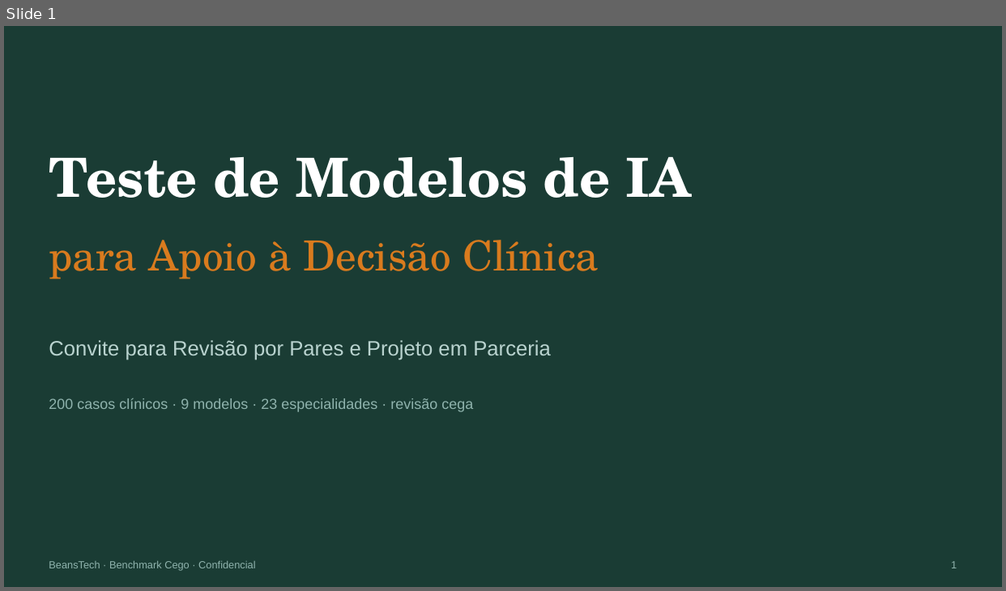
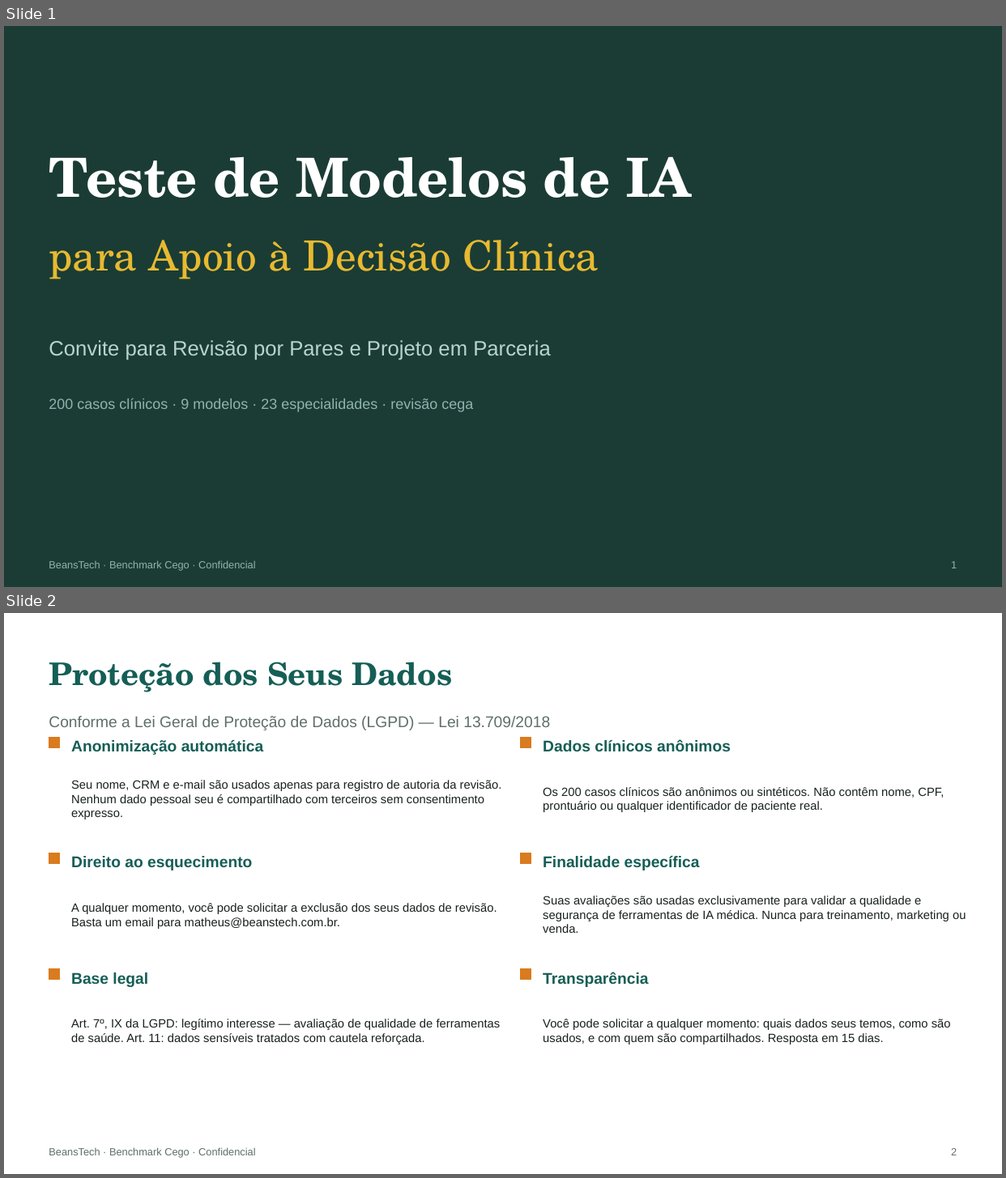
Before and after one commit to beanstechhub/healthtech-infra, a slide deck: apresentacoes/Benchmark_Cego_Medicos.pptx. Shown one above the other, each under a label of ours: slide 1 before the commit, slides 1 and 2 after it. The pictures are 1006x591 and 1006x1178 pixels, drawn with LibreOffice and Linux fonts; fonts in the diff are those of the drawing. Boxes give left, top, right and bottom in pixels: in the first picture for what was removed or moved away, otherwise in the second. Text is boxed around its words. In the diff, an @@ line names an element or a change of style, - is before the commit and + after.

Commit message:
Slides completos: LGPD, IA como ferramenta, Einstein 5/8 preenchidos, Qwen 5/6/8 com contexto clínico, Benchmark 10 slides

```diff
--- a/apresentacoes/Benchmark_Cego_Medicos.pptx
+++ b/apresentacoes/Benchmark_Cego_Medicos.pptx
@@ slide 2 added at box(4, 613, 1002, 1174), background #FFFFFF @@
@@ text added at box(49, 662, 452, 692), 30 pt, text #155E56, bold @@
+Proteção dos Seus Dados
@@ text added at box(49, 716, 550, 730), 15 pt, text #5F6F6C @@
+Conforme a Lei Geral de Proteção de Dados (LGPD) — Lei 13.709/2018
@@ rectangle added at box(49, 737, 59, 747), fill #D97B1E, outline #D97B1E 1 pt @@
@@ text added at box(71, 740, 264, 755), 15 pt, text #155E56, bold @@
+Anonimização automática
@@ rectangle added at box(521, 737, 531, 747), fill #D97B1E, outline #D97B1E 1 pt @@
@@ text added at box(543, 739, 731, 752), 15 pt, text #155E56, bold @@
+Dados clínicos anônimos
@@ text added at box(71, 780, 502, 820), 11.5 pt, text #18211F @@
+Seu nome, CRM e e-mail são usados apenas para registro de autoria da revisão. Nenhum dado pessoal seu é compartilhado com terceiros sem consentimento expresso.
@@ text added at box(543, 787, 944, 812), 11.5 pt, text #18211F @@
+Os 200 casos clínicos são anônimos ou sintéticos. Não contêm nome, CPF, prontuário ou qualquer identificador de paciente real.
@@ rectangle added at box(49, 854, 59, 864), fill #D97B1E, outline #D97B1E 1 pt @@
@@ rectangle added at box(521, 854, 531, 864), fill #D97B1E, outline #D97B1E 1 pt @@
@@ text added at box(71, 856, 252, 871), 15 pt, text #155E56, bold @@
+Direito ao esquecimento
@@ text added at box(543, 856, 700, 871), 15 pt, text #155E56, bold @@
+Finalidade específica
@@ text added at box(71, 903, 497, 929), 11.5 pt, text #18211F @@
+A qualquer momento, você pode solicitar a exclusão dos seus dados de revisão. Basta um email para matheus@beanstech.com.br.
@@ text added at box(543, 896, 965, 933), 11.5 pt, text #18211F @@
+Suas avaliações são usadas exclusivamente para validar a qualidade e segurança de ferramentas de IA médica. Nunca para treinamento, marketing ou venda.
@@ rectangle added at box(49, 969, 59, 980), fill #D97B1E, outline #D97B1E 1 pt @@
@@ text added at box(71, 973, 148, 987), 15 pt, text #155E56, bold @@
+Base legal
@@ rectangle added at box(521, 969, 531, 980), fill #D97B1E, outline #D97B1E 1 pt @@
@@ text added at box(543, 972, 648, 987), 15 pt, text #155E56, bold @@
+Transparência
@@ text added at box(71, 1019, 501, 1045), 11.5 pt, text #18211F @@
+Art. 7º, IX da LGPD: legítimo interesse — avaliação de qualidade de ferramentas de saúde. Art. 11: dados sensíveis tratados com cautela reforçada.
@@ text added at box(543, 1019, 951, 1045), 11.5 pt, text #18211F @@
+Você pode solicitar a qualquer momento: quais dados seus temos, como são usados, e com quem são compartilhados. Resposta em 15 dias.
@@ text added at box(49, 1148, 255, 1158), 10 pt, text #5F6F6C @@
+BeansTech · Benchmark Cego · Confidencial
@@ text added at box(951, 1148, 957, 1156), 10 pt, text #5F6F6C @@
+2
@@ slide 1 changed as well @@
@@ text "para Apoio à Decisão Clínica" at box(49, 240, 599, 280): text colour #D97B1E to #E8B931 @@
```
Also in this commit, not shown: 6 other slides changed, 2 other slides added, 1 slide removed, 10 other files.
